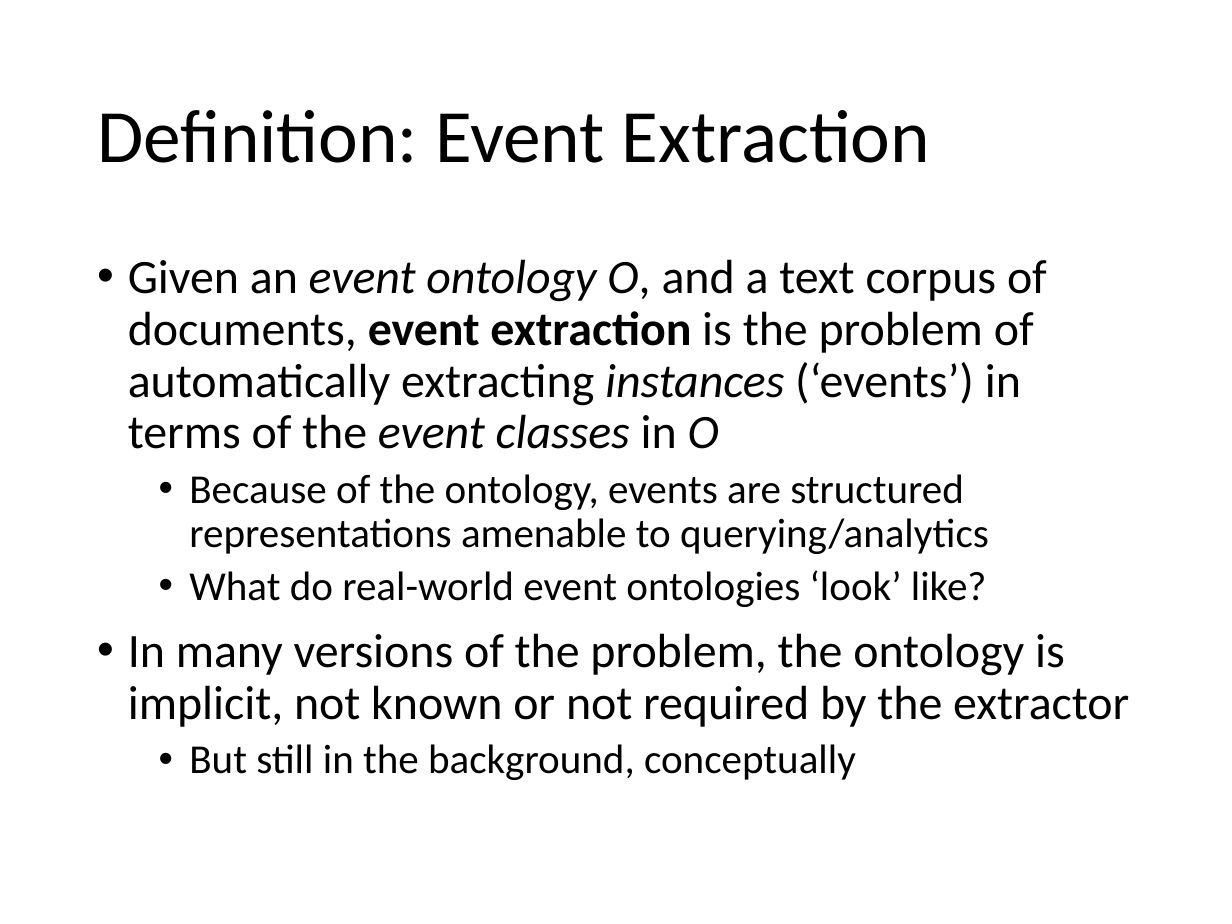
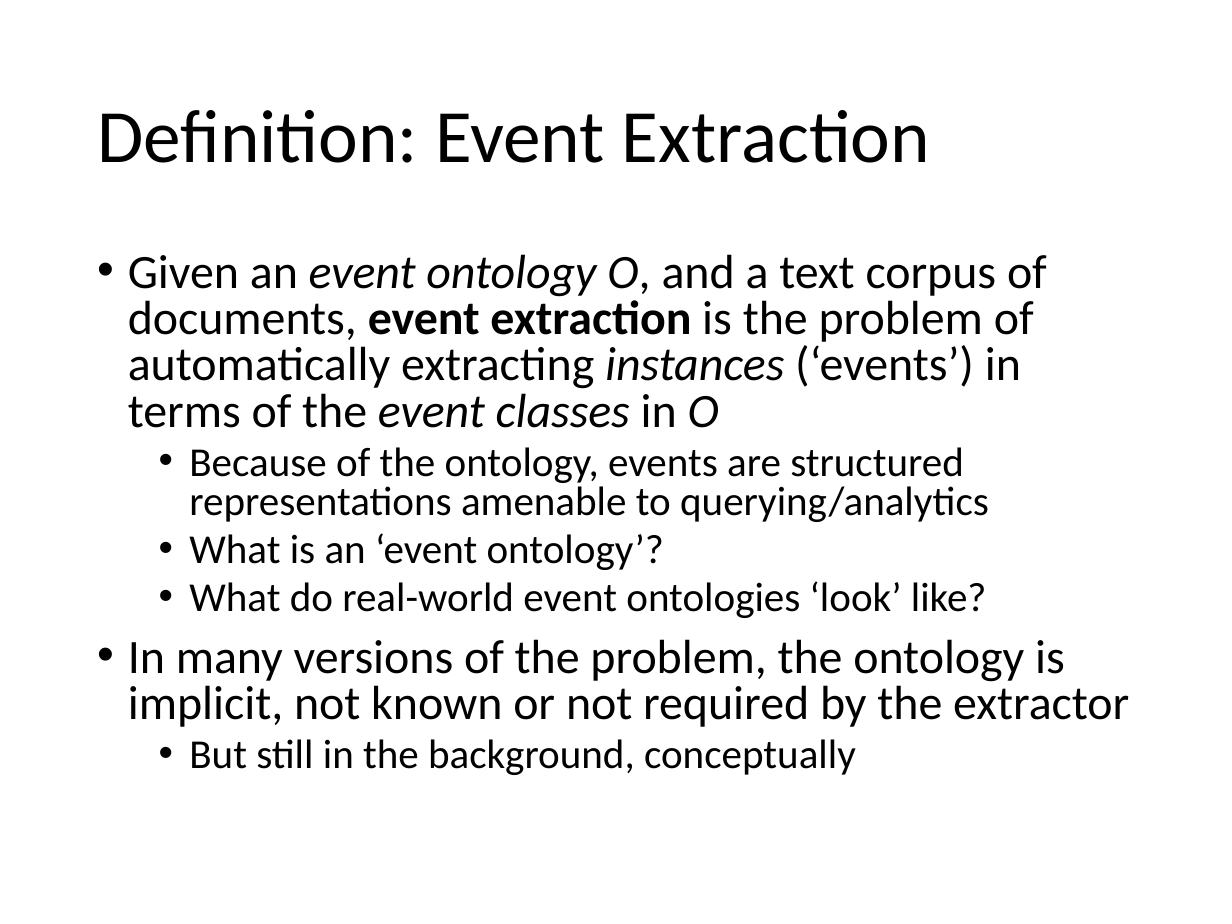
Before and after one commit to evhart/smasac-tutorial, a slide deck: slide 4 of slides/pptx/5-event-extraction.pptx. Drawn at 1232x924 pixels with LibreOffice and Linux fonts; fonts in the diff are those of the drawing. Boxes give left, top, right and bottom in pixels: in the first picture for what was removed or moved away, otherwise in the second. Text is boxed around its words. In the diff, an @@ line names an element or a change of style, - is before the commit and + after.

Commit message:
made changes to event extraction slides

```diff
--- a/slides/pptx/5-event-extraction.pptx
+++ b/slides/pptx/5-event-extraction.pptx
@@ text at (128, 254, 1129, 775): line spacing 0.9 to 0.8 @@
@@ text at (189, 533, 664, 570): paragraph added @@
+  • What is an ‘event ontology’?
```
Also in this commit, not shown: 2 other slides changed, 3 slides added.
